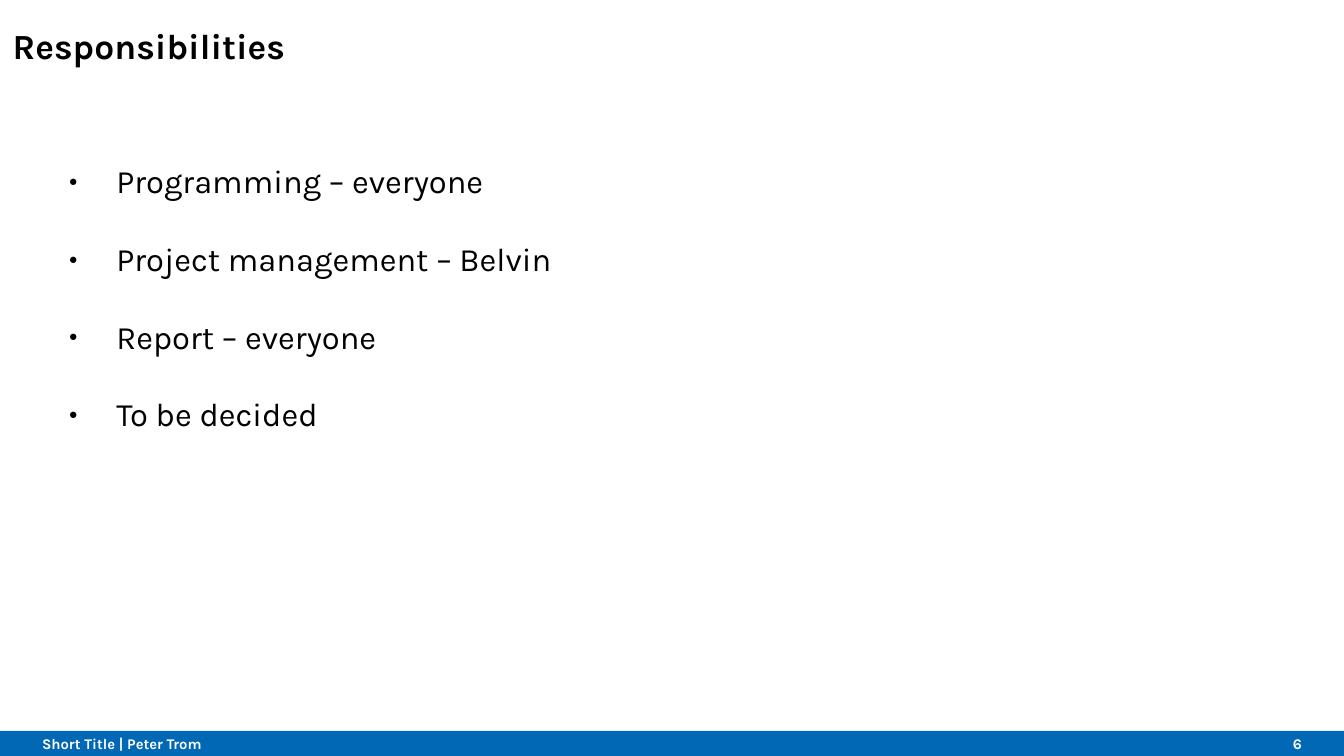
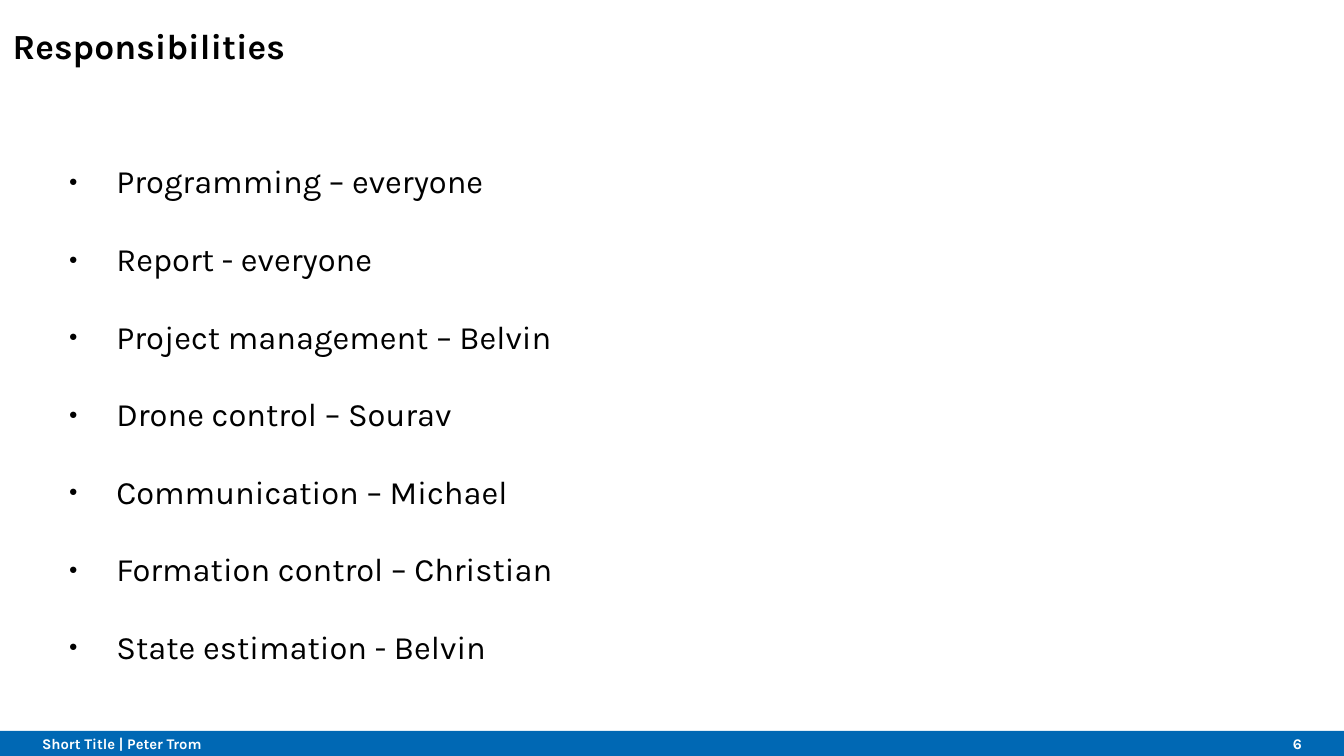
Before and after one commit to Belvin7/Drone_Project_personal-, a slide deck: slide 6 of AMS_Project_Plan.odp. Drawn at 1344x756 pixels with LibreOffice and Linux fonts; fonts in the diff are those of the drawing; background and template pictures are left out. Boxes give left, top, right and bottom in pixels: in the first picture for what was removed or moved away, otherwise in the second. Text is boxed around its words. In the diff, an @@ line names an element or a change of style, - is before the commit and + after.

Commit message:
worked on presentation

```diff
--- a/AMS_Project_Plan.odp
+++ b/AMS_Project_Plan.odp
@@ text at (116,250,372,279): paragraph added @@
+● Report - everyone
@@ text at (116,403,552,660): text changed @@
-● Report – everyone
-● To be decided
+● Drone control – Sourav
+● Communication – Michael
+● Formation control – Christian
+● State estimation - Belvin
```
